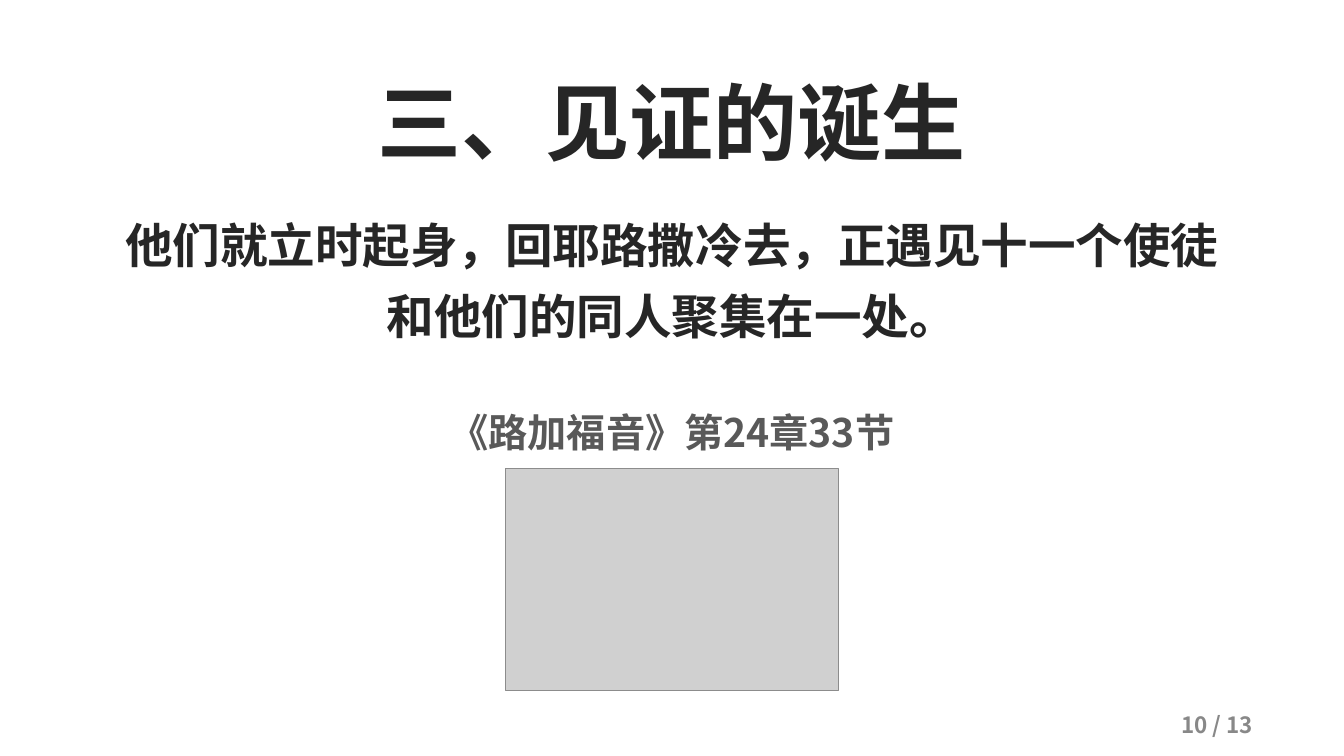
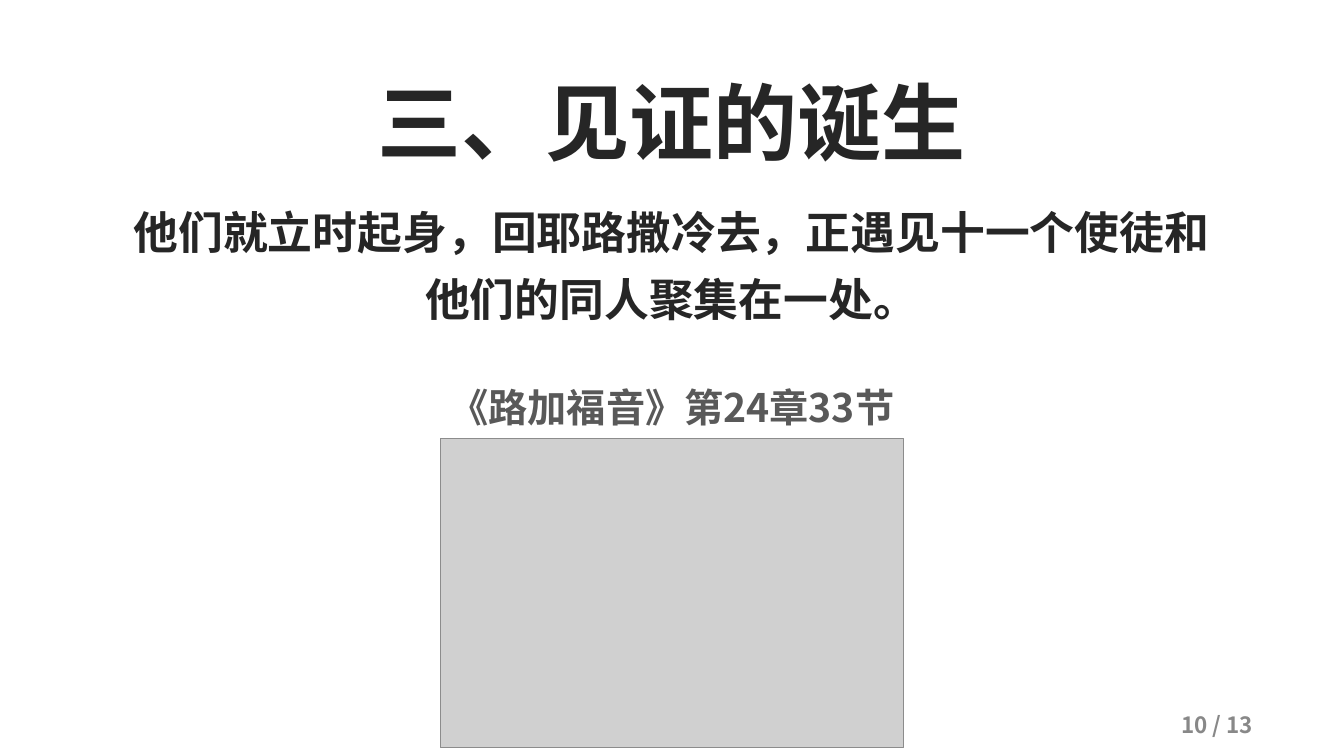
Before and after one commit to kaylechou/propresenter-lyric-tool, a slide deck: slide 10 of docs/从灰心到见证.pptx. Drawn at 1344x756 pixels with LibreOffice and Linux fonts; fonts in the diff are those of the drawing; grey boxes stand for pictures; background and template pictures are left out. Boxes give left, top, right and bottom in pixels: in the first picture for what was removed or moved away, otherwise in the second. Text is boxed around its words. In the diff, an @@ line names an element or a change of style, - is before the commit and + after.

```diff
--- a/docs/从灰心到见证.pptx
+++ b/docs/从灰心到见证.pptx
@@ text "他们就立时起身，回耶路撒冷去，正遇见十一个使徒和他们的同人聚集在一处。": place and size @@
-text "他们就立时起身，回耶路撒冷去，正遇见十一个使徒和他们的同人聚集在一处。" at [125,222,1218,339]
+text "他们就立时起身，回耶路撒冷去，正遇见十一个使徒和他们的同人聚集在一处。" at [134,210,1210,321]
@@ text "他们就立时起身，回耶路撒冷去，正遇见十一个使徒和他们的同人聚集在一处。" at [134,210,1210,321]: size 34 to 32 pt @@
@@ text "《路加福音》第24章33节": place and size @@
-text "《路加福音》第24章33节" at [449,413,894,451]
+text "《路加福音》第24章33节" at [449,388,894,426]
@@ picture: place and size @@
-picture at [506,469,839,691]
+picture at [441,439,904,748]
```
Also in this commit, not shown: 4 other slides changed.
